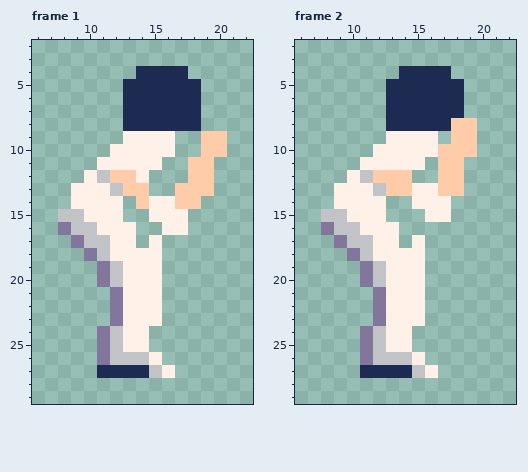
A pixel-art file gets an edit: src/sprites/batter.aseprite. The first picture shows the starting point.
32x32 pixels, 2 frames. Shown: frame 1: x 6..22, y 2..29; frame 2: x 6..22, y 2..29.
Now the later version:
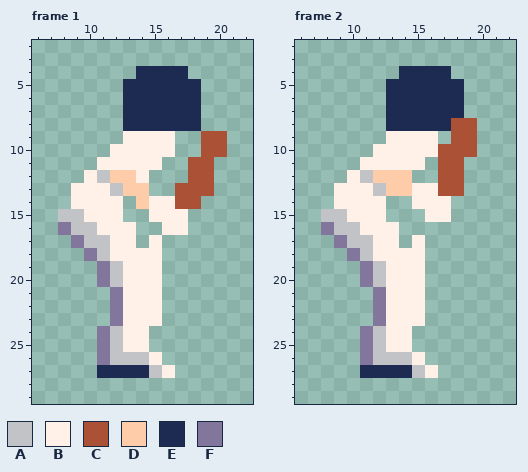
Palette (. is transparent): A #c2c3c7  B #fff1e8  C #ab5236  D #ffccaa  E #1d2b53  F #83769c
Changes in this commit:
Frame 1:
Colour D becomes colour C in rows 9 to 10 at x 19 to 20; in rows 11 to 12 at x 18 to 19; in row 13 at x 17 to 19; in row 14 at x 17 to 18.
Frame 2:
Colour D becomes colour C in rows 8 to 9 at x 18 to 19; in row 10 at x 17 to 19; in rows 11 to 13 at x 17 to 18.
